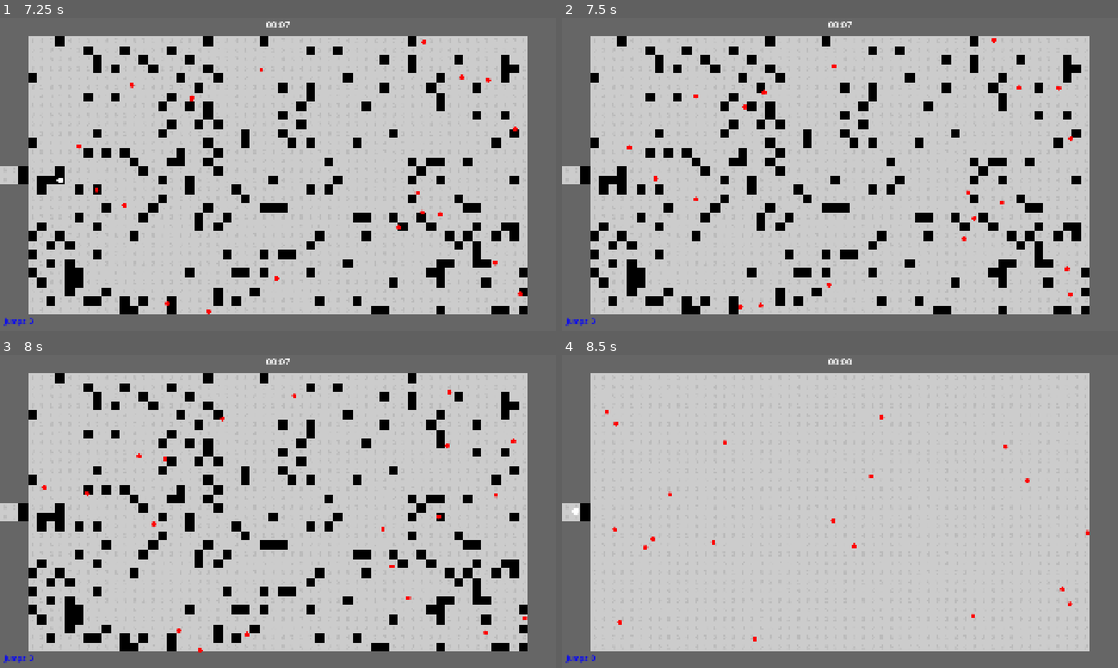
Above: before the commit, frames 1-4 (two rows, left to right).
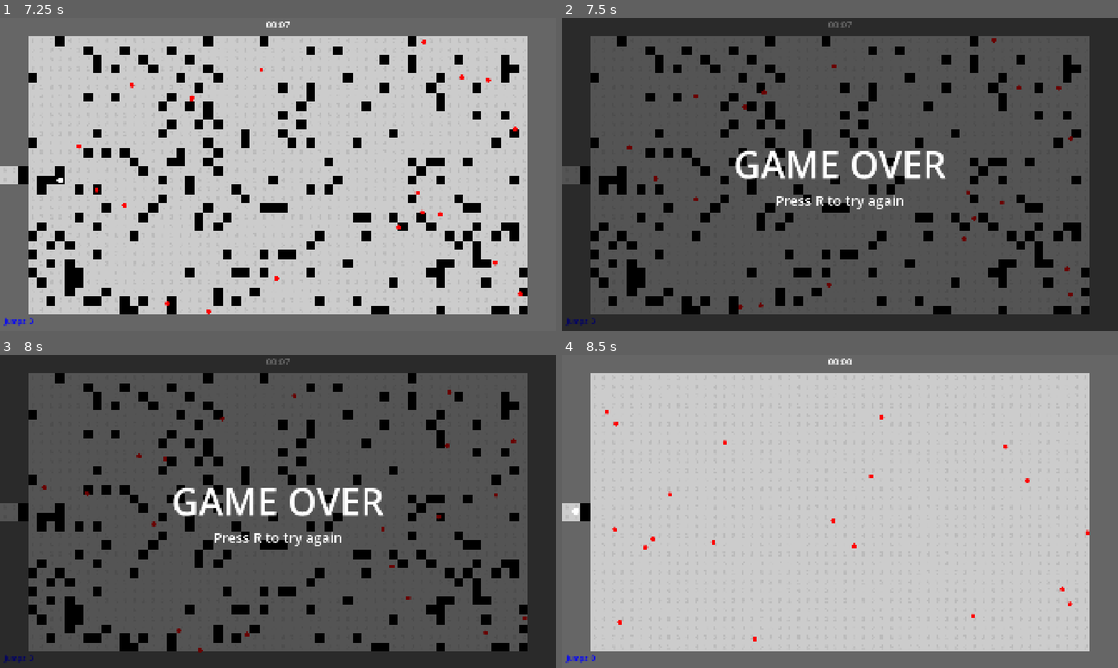
Above: after the commit, the same moments.

Repository: njamster/gmtk_jam_2026
Game: Godot game, scene res://game.tscn
The game is run twice, just before and just after one commit, with the same random seed, the same clock (stepped at 60 frames per second) and the same inputs.
Inputs:
- Up to frame 1 (7.25 s): hold D (move_right) 0.53-1.28 s; hold S (move_down) 1.28-2.03 s; hold D (move_right) 2.03-2.78 s; hold W (move_up) 2.78-3.53 s; hold A (move_left) 3.53-5.03 s; hold S (move_down) 5.03-5.78 s; hold D (move_right) 5.78-6.53 s; hold W (move_up) from 6.53 s (still down)
- Up to frame 2 (7.5 s): release W (move_up) at 7.28 s; hold D (move_right) from 7.28 s (still down)
- Up to frame 3 (8 s): keep holding D (move_right)
- Up to frame 4 (8.5 s): tap R (restart) at 8 s; release D (move_right) at 8.03 s; hold S (move_down) from 8.03 s (still down)

Frame 1 is identical in both runs. In frame 2, 90% of the frame differs, in the area x 0-100%, y 0-100%; in frame 3, 90%; in frame 4, nothing differs.

Commit message:
Add simple game over screen

Diff:
--- /dev/null
+++ b/autoloads/game_over_screen.gd
@@ -0,0 +1,14 @@
+extends CanvasLayer
+
+
+func _ready() -> void:
+	hide()  # by default
+
+	Global.game_state_changed.connect(_on_game_state_changed)
+
+
+func _on_game_state_changed(state: Global.GameState) -> void:
+	if state == Global.GameState.GAME_OVER:
+		show()
+	else:
+		hide()
--- a/autoloads/global.gd
+++ b/autoloads/global.gd
@@ -1,4 +1,13 @@
 extends Node
+
+enum GameState {
+	RUNNING,
+	PAUSED,
+	GAME_OVER
+}
+
+@warning_ignore("unused_signal")
+signal game_state_changed(state: GameState)
 
 var tilemap: TileMapLayer
 
--- /dev/null
+++ b/autoloads/hud.tscn
@@ -0,0 +1,42 @@
+[gd_scene format=3 uid="uid://b56b5xlqmcy4v"]
+
+[ext_resource type="Script" uid="uid://cabdpih4t17pe" path="res://autoloads/game_over_screen.gd" id="2_ajs4p"]
+
+[node name="HUD" type="Control" unique_id=238338663]
+layout_mode = 3
+anchors_preset = 0
+
+[node name="GameOverScreen" type="CanvasLayer" parent="." unique_id=216198636]
+script = ExtResource("2_ajs4p")
+
+[node name="Background" type="ColorRect" parent="GameOverScreen" unique_id=961960166]
+anchors_preset = 15
+anchor_right = 1.0
+anchor_bottom = 1.0
+grow_horizontal = 2
+grow_vertical = 2
+color = Color(0, 0, 0, 0.5882353)
+
+[node name="VBox" type="VBoxContainer" parent="GameOverScreen" unique_id=911844039]
+anchors_preset = 8
+anchor_left = 0.5
+anchor_top = 0.5
+anchor_right = 0.5
+anchor_bottom = 0.5
+offset_left = -46.0
+offset_top = -20.0
+offset_right = 46.0
+offset_bottom = 20.0
+grow_horizontal = 2
+grow_vertical = 2
+
+[node name="Title" type="Label" parent="GameOverScreen/VBox" unique_id=1594554984]
+layout_mode = 2
+theme_override_font_sizes/font_size = 128
+text = "GAME OVER"
+
+[node name="RetryText" type="Label" parent="GameOverScreen/VBox" unique_id=695174199]
+layout_mode = 2
+theme_override_font_sizes/font_size = 48
+text = "Press R to try again"
+horizontal_alignment = 1
--- a/game.gd
+++ b/game.gd
@@ -5,6 +5,8 @@
 
 
 func _ready() -> void:
+	Global.game_state_changed.emit(Global.GameState.RUNNING)
+
 	SoundManager.play_music(preload("res://music/background_music.ogg"), true, false)
 
 	for i in Global.num_players:
--- a/player/player.gd
+++ b/player/player.gd
@@ -80,6 +80,9 @@
 
 	await tween.finished
 
+	if is_dead:
+		Global.game_state_changed.emit(Global.GameState.GAME_OVER)
+
 	if Global.decay_enabled:
 		Global.tilemap.count_down_position(previous_position)
 
--- a/project.godot
+++ b/project.godot
@@ -23,6 +23,7 @@
 
 Global="*uid://drjwpt7fml0y5"
 SoundManager="*uid://db6kfcsms4ikv"
+HUD="*uid://b56b5xlqmcy4v"
 
 [display]
 
@@ -128,6 +129,7 @@
 2d_physics/layer_2="Player"
 2d_physics/layer_3="Enemies"
 2d_physics/layer_4="Walls"
+2d_physics/layer_5="Wall (Enemies Only)"
 
 [physics]
 
Not shown, added: autoloads/game_over_screen.gd.uid
